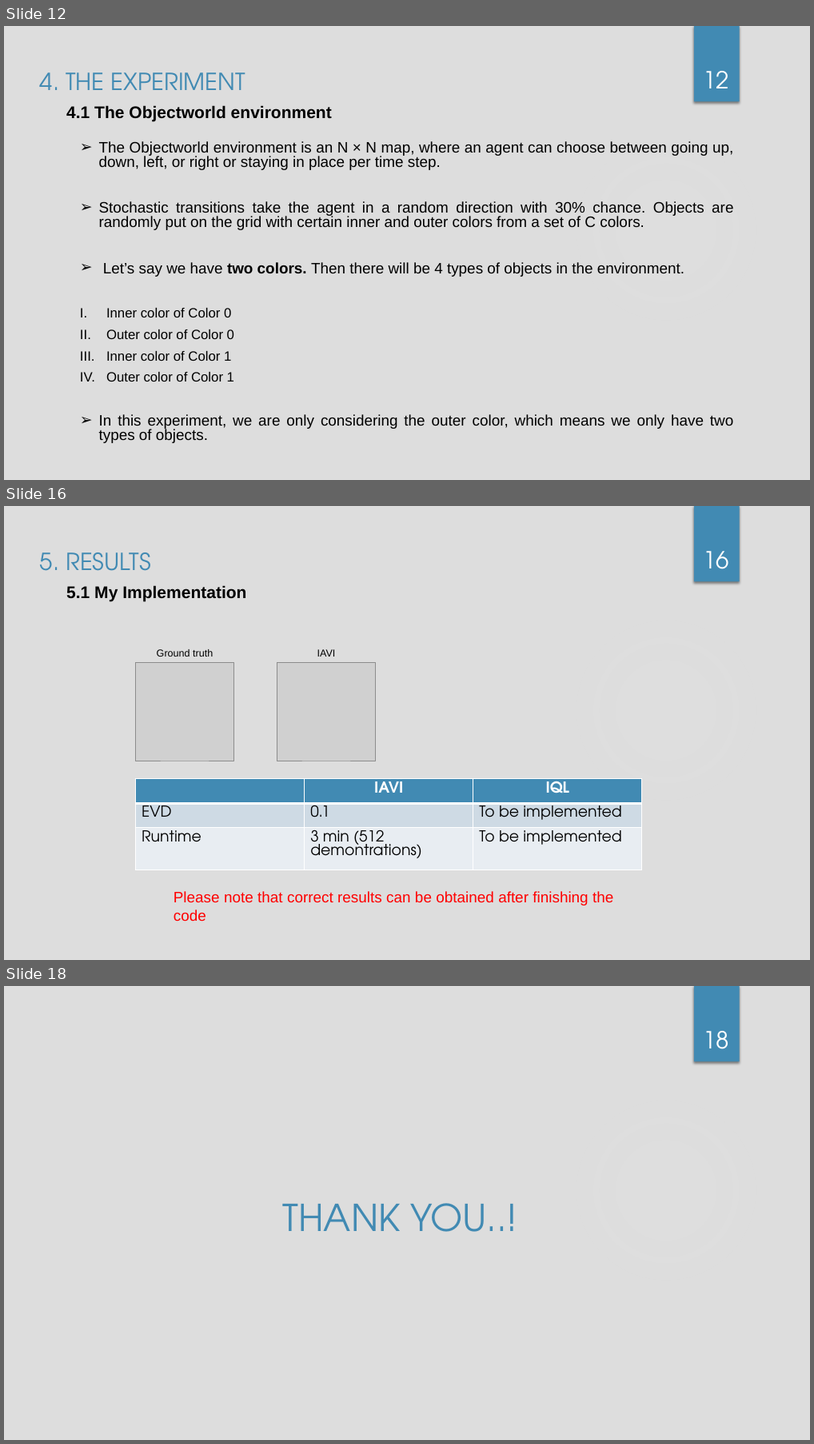
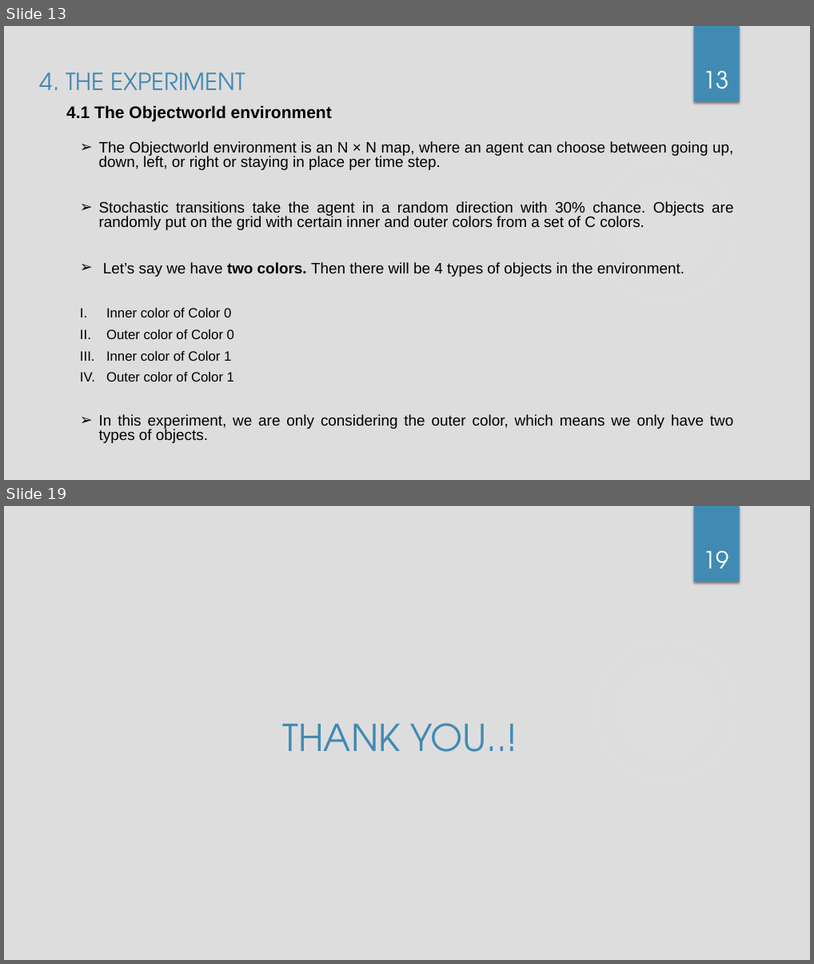
Before and after one commit to chinthaka0531/inverse_q_learning, a slide deck: docs/Deep_Inverse_Q_Learning-chinthaka.pptx. Shown one above the other, each under a label of ours: slides 12, 16 and 18 before the commit, slides 13 and 19 after it; the slides between them are not shown. The pictures are 814x1444 and 814x964 pixels, drawn with LibreOffice and Linux fonts; fonts in the diff are those of the drawing; grey boxes stand for pictures; background and template pictures are left out. Boxes give left, top, right and bottom in pixels: in the first picture for what was removed or moved away, otherwise in the second. Text is boxed around its words. In the diff, an @@ line names an element or a change of style, - is before the commit and + after.

Commit message:
added iavi

```diff
--- a/docs/Deep_Inverse_Q_Learning-chinthaka.pptx
+++ b/docs/Deep_Inverse_Q_Learning-chinthaka.pptx
@@ slide 16 removed at bbox=[4, 506, 810, 960], background #DDDDDD; not listed: 2 template elements that a slide beside it also shows @@
@@ subtitle removed at bbox=[40, 552, 151, 571] @@
-5. RESULTS
@@ page number removed at bbox=[703, 551, 730, 569] @@
-16
@@ text removed at bbox=[66, 585, 246, 602] @@
-5.1 My Implementation
@@ text removed at bbox=[157, 649, 213, 656] @@
-Ground truth
@@ text removed at bbox=[318, 649, 336, 656] @@
-IAVI
@@ picture removed at bbox=[136, 663, 234, 760] @@
@@ picture removed at bbox=[278, 663, 376, 760] @@
@@ table removed at bbox=[136, 779, 642, 869], 3 rows, 3 columns @@
- | IAVI | IQL
-EVD | 0.1 | To be implemented
-Runtime | 3 min (512 demontrations) | To be implemented
@@ text removed at bbox=[174, 891, 614, 920] @@
-Please note that correct results can be obtained after finishing the code
@@ what was slide 12 is now slide 13 @@
@@ page number at bbox=[703, 71, 730, 89]: text changed @@
-12
+13
@@ what was slide 18 is now slide 19 @@
@@ page number at bbox=[703, 551, 730, 568]: text changed @@
-18
+19
```
Also in this commit, not shown: 4 slides changed, 2 slides added, 12 other files.
